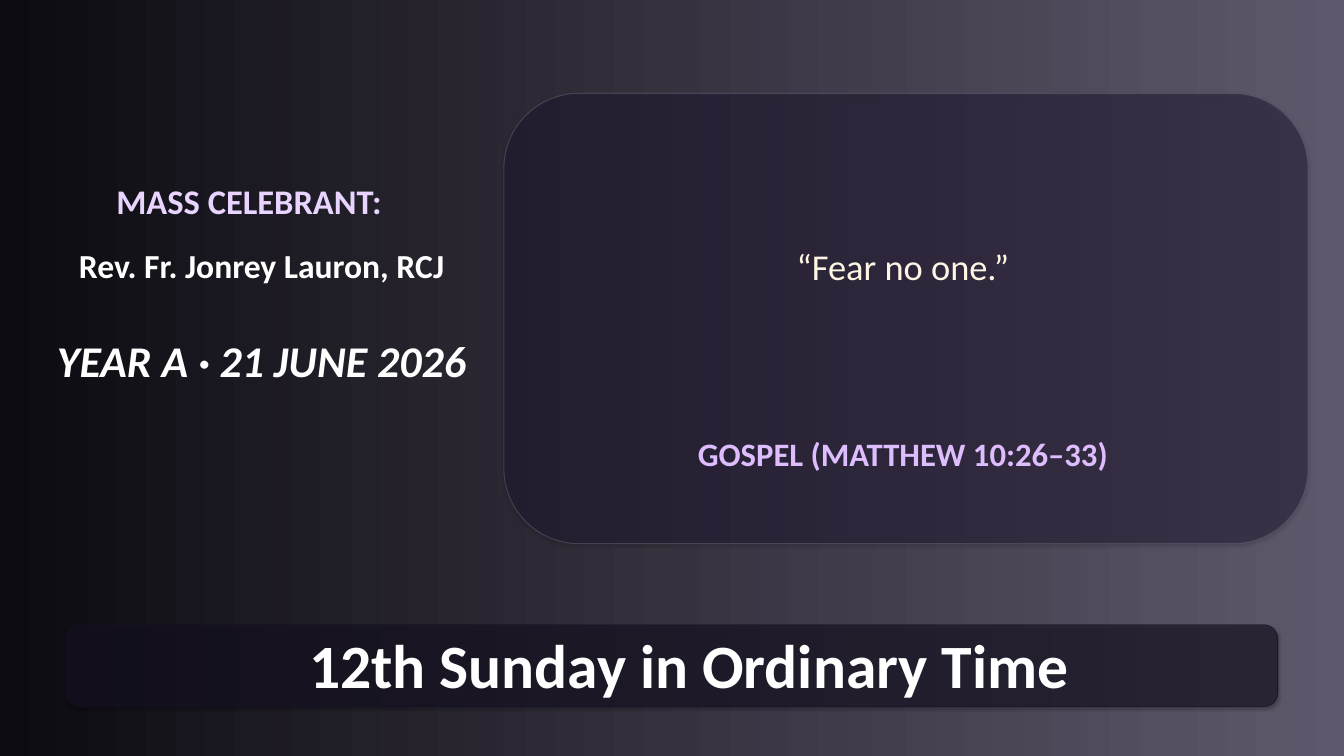
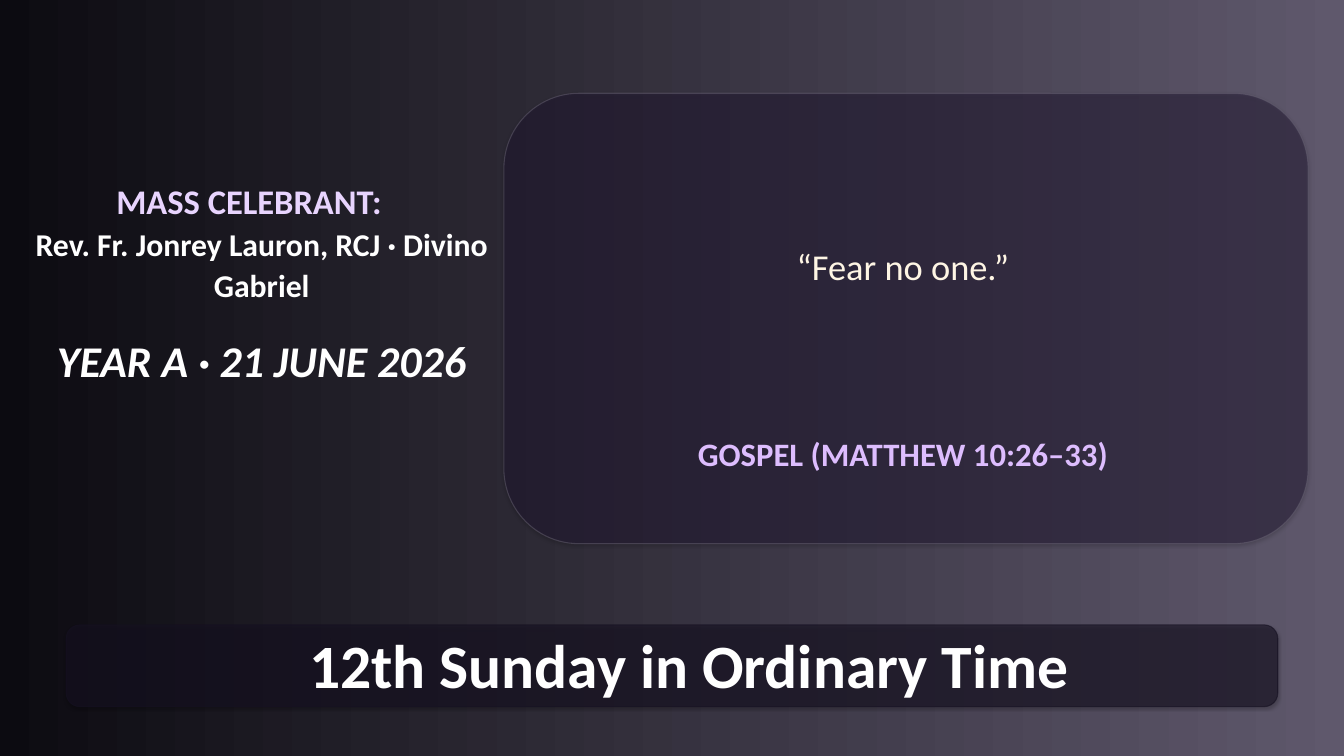
Before and after one commit to divinogabriel9/verbum, a slide deck: slide 30 of outputs/GFCC21Jun2026_12thSundayinOrdinaryTime.pptx. Drawn at 1344x756 pixels with LibreOffice and Linux fonts; fonts in the diff are those of the drawing. Boxes give left, top, right and bottom in pixels: in the first picture for what was removed or moved away, otherwise in the second. Text is boxed around its words. In the diff, an @@ line names an element or a change of style, - is before the commit and + after.

```diff
--- a/outputs/GFCC21Jun2026_12thSundayinOrdinaryTime.pptx
+++ b/outputs/GFCC21Jun2026_12thSundayinOrdinaryTime.pptx
@@ text at (36,233,488,298): text changed; size 36 to 34 pt @@
-Rev. Fr. Jonrey Lauron, RCJ
+Rev. Fr. Jonrey Lauron, RCJ · Divino Gabriel
```
Also in this commit, not shown: 9 other slides changed, 1 slide added, 9 other files.
